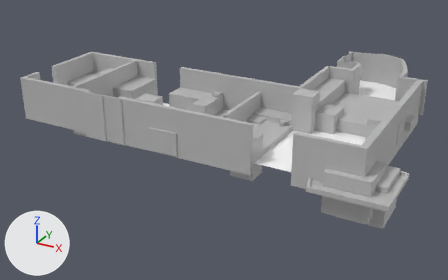
The FBX model Assets/_Assets/Assets_SkyTemple/Zone_3_Blockout.fbx: old version first, new version second.
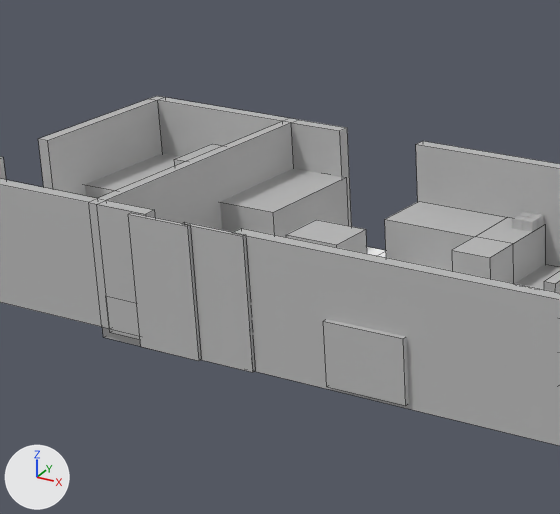
The first picture shows the older version from a 50 mm camera at (13.5, -22.9, 10.7) aimed at (0.0, 1.8, -1.7). The close-ups show both versions on the part from 9% to 51% of the width and 7% to 69% of the height of that picture; other places that the commit changed are outside them. The lights are fixed; the arrows at lower left show +X, +Y and +Z. The close-ups show mesh edges as thin lines. Where no turn or scale is listed for an object, it has been applied to the vertices. Vertices at the same position are counted once.
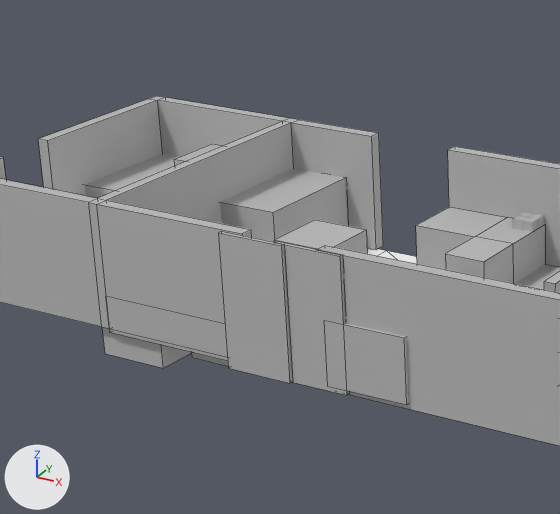
What the commit changed:
me_mesh_007 has 8 vertices, 6 faces and spans x -2.18..4.23, y -0.11..0.11, z -1.08..1.08.
me_mesh_007 is used by ob_pcube1; location (-0.41, 1.97, 0.55).
me_mesh_007 part 5: the whole mesh is scaled about its middle by (0.902, 1, 1), then moved by (0.31, 0.0, 0.0).
me_mesh_021 has 16 vertices, 14 faces and spans x -0.83..1.61, y -1.25..0.53, z -0.52..0.52.
me_mesh_021 is used by ob_pcube23; location (-1.74, 1.35, 0.11).
Before the commit, vertices of me_mesh_021: 0 (-0.83, -0.53, -0.52), 2 (-0.83, -0.53, 0.52) at pixel (384, 219), 4 (-0.83, 0.53, 0.52) at pixel (419, 201), 6 (-0.83, 0.53, -0.52).
Before the commit, vertices of me_mesh_021: 12 (0.9, -1.25, 0.52) at pixel (451, 250), 13 (0.9, -1.25, -0.52), 14 (1.61, -1.25, -0.52), 15 (1.61, -1.25, 0.52) at pixel (490, 257).
Part 1, on me_mesh_021:
Vertices 0, 2, 4, 6 of me_mesh_021 move by (0.61, 0.0, 0.0).
Part 2, on me_mesh_021:
Vertices 12 to 15 of me_mesh_021 move by (0.0, -0.19, 0.0).
me_mesh_016 has 48 vertices, 46 faces and spans x -1.66..2.53, y -5.06..0.11, z -1.02..1.02.
me_mesh_016 is used by ob_pcube3; location (-6.64, 1.95, 0.63).
Before the commit, vertices of me_mesh_016: 40 (2.53, 0.11, -1.02), 41 (2.53, -0.11, -1.02), 42 (2.53, 0.11, 1.02) at pixel (347, 127), 43 (2.53, -0.11, 1.02) at pixel (339, 130).
Before the commit, vertices of me_mesh_016: 44 (2.45, -4.85, -1.02), 45 (2.45, -4.85, 1.02) at pixel (154, 209), 46 (2.45, -5.06, 1.02) at pixel (145, 214), 47 (2.45, -5.06, -1.02).
Part 3, on me_mesh_016:
Vertices 40 to 43 of me_mesh_016 move by (0.65, 0.0, 0.0).
Part 4, on me_mesh_016:
Vertices 44 to 47 of me_mesh_016 move by (1.8, 0.0, 0.0).
me_mesh_014 has 8 vertices, 6 faces and spans x -2.18..4.23, y -0.11..0.11, z -1.08..1.08.
me_mesh_014 is used by ob_pcube8; location (-0.41, -2.99, 0.55).
me_mesh_014 part 6: the whole mesh is scaled about its middle by (0.768, 1, 1), then moved by (0.74, 0.0, 0.0).
Mesh me_mesh_046_1 is new.
It is a box spanning x -0.455..0.881, y -0.586..0.586, z -0.635..0.635.
It uses material mat_lambert1 (grey #bcbcbc).
Object 'pCube12' (ob_pcube12) moves from (-3.89, -3.16, 0.55) to (-2.2, -3.16, 0.55).
Object 'pCube25' (ob_pcube25) moves from (-0.52, -2.07, 0.07) to (-0.52, -2.05, 0.07).
Object 'pCube21' (ob_pcube21) moves from (-5.0, -2.22, 0.0) to (-5.0, -2.22, -0.29).
Object 'pCube11' (ob_pcube11) moves from (-2.91, -3.11, 0.55) to (-1.22, -3.11, 0.55).
Object 'pCube70' (ob_pcube70) is new; it shows me_mesh_046_1.
Its location is (-3.28, -2.29, -0.04).

Location of each change, [x1, y1, x2, y2] in pixels of the close-ups (560 x 514 px; the box of a moved part takes in the faces that stretch with it):
'pCube3', reshaped: before [0, 96, 352, 336]; after [0, 96, 383, 357]
'pCube8', mesh rescaled: before [232, 228, 560, 446]; after [316, 245, 560, 446]
'pCube12', moved: before [128, 213, 201, 361]; after [219, 231, 292, 383]
'pCube11', moved: before [182, 223, 254, 372]; after [276, 242, 348, 395]
'pCube1', mesh rescaled: before [416, 141, 560, 267]; after [448, 146, 560, 267]
'pCube23', reshaped (19% narrower, 6% shorter): before [385, 202, 545, 284]; after [416, 207, 545, 284]
'pCube25', moved: before [323, 319, 409, 406]; after [324, 320, 409, 405]
'pCube21', moved: before [102, 327, 141, 346]; after [102, 327, 192, 368]
'pCube70', added: after [192, 352, 229, 366]
part 1 of me_mesh_021, moved or reshaped: before [385, 202, 506, 271]; after [416, 207, 506, 270]
part 2 of me_mesh_021, moved or reshaped: before [452, 237, 514, 283]; after [445, 237, 514, 283]
part 3 of me_mesh_016, moved or reshaped: before [291, 120, 352, 227]; after [291, 120, 383, 250]
part 4 of me_mesh_016, moved or reshaped: before [97, 200, 155, 336]; after [97, 200, 252, 357]
